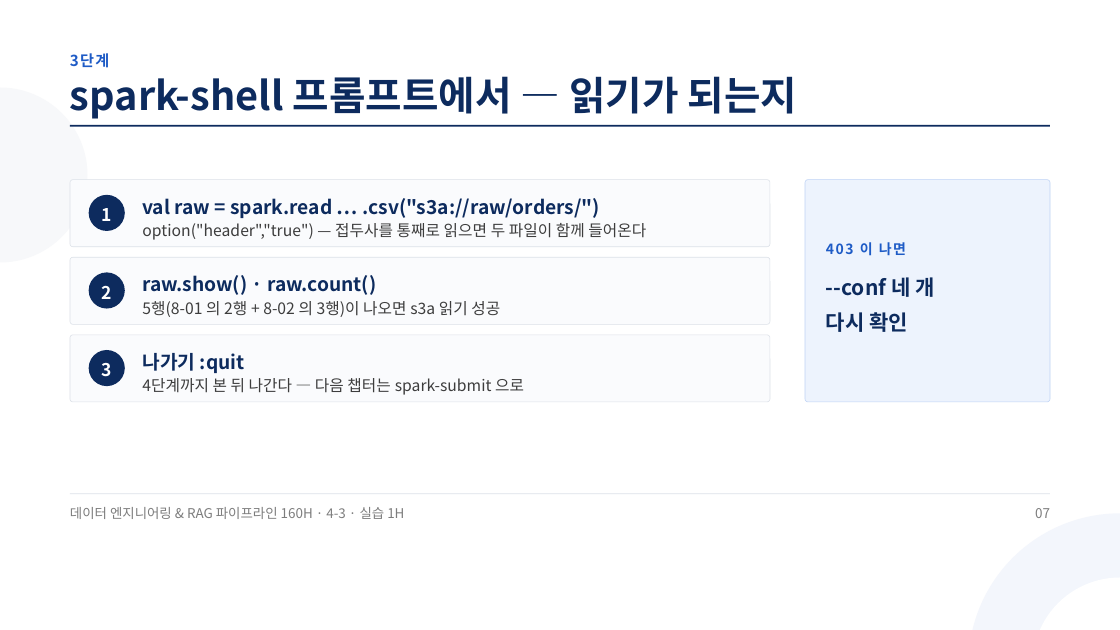
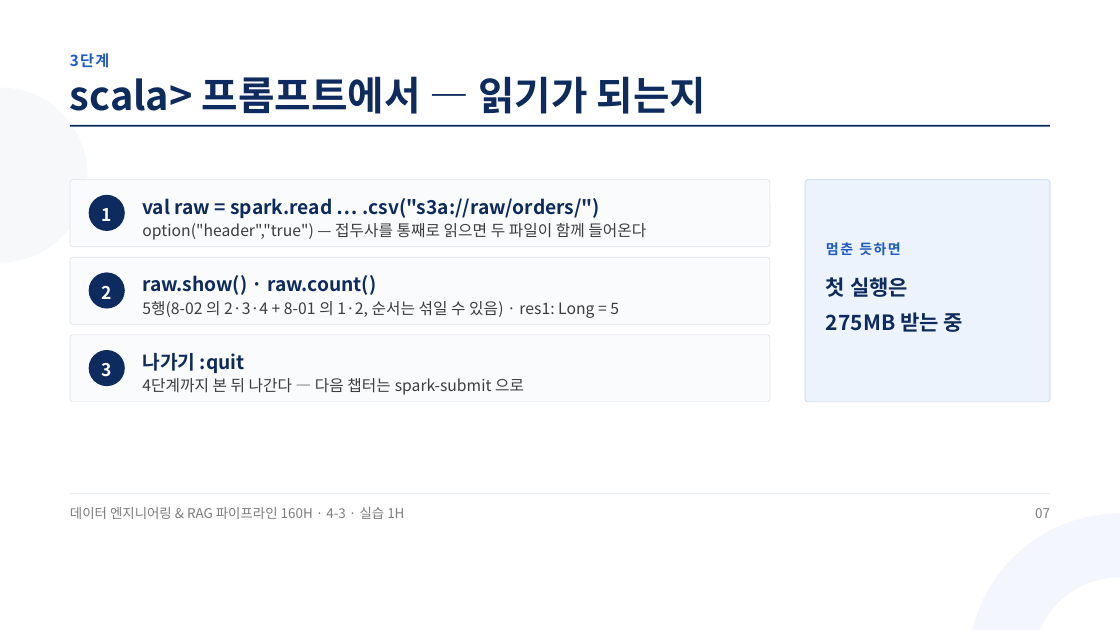
Before and after one commit to aebonlee/materials, a slide deck: slide 7 of data-eng/decks/w4d3s2.pptx. Drawn at 1120x630 pixels with LibreOffice and Linux fonts; fonts in the diff are those of the drawing. Boxes give left, top, right and bottom in pixels: in the first picture for what was removed or moved away, otherwise in the second. Text is boxed around its words. In the diff, an @@ line names an element or a change of style, - is before the commit and + after.

```diff
--- a/data-eng/decks/w4d3s2.pptx
+++ b/data-eng/decks/w4d3s2.pptx
@@ text at box(70, 76, 706, 114): text changed @@
-spark-shell 프롬프트에서 — 읽기가 되는지
+scala> 프롬프트에서 — 읽기가 되는지
@@ text at box(826, 242, 901, 256): text changed @@
-403 이 나면
+멈춘 듯하면
@@ text at box(826, 277, 963, 332): text changed @@
---conf 네 개
-다시 확인
+첫 실행은
+275MB 받는 중
@@ text at box(142, 301, 619, 318): text changed @@
-5행(8-01 의 2행 + 8-02 의 3행)이 나오면 s3a 읽기 성공
+5행(8-02 의 2·3·4 + 8-01 의 1·2, 순서는 섞일 수 있음) · res1: Long = 5
```
Also in this commit, not shown: 5 other slides changed, 12 other files.
